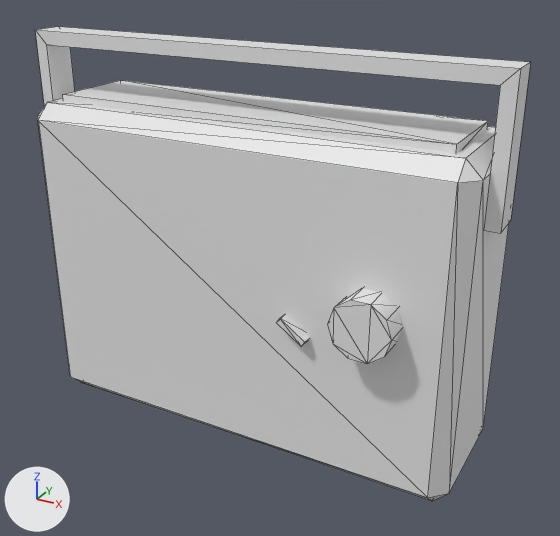
The FBX model Assets/Meshes/PROPS/SM_Radio.fbx: old version first, new version second.
Both versions are drawn from a 50 mm camera at (0.281, -0.48, 0.373) aimed at (0.019, -0.004, 0.135). Every picture has the same lights, and +X, +Y and +Z are marked at lower left. Mesh edges are drawn as thin lines. Where no turn or scale is listed for an object, it has been applied to the vertices.

The first picture shows 'SM_RadioHandle_low', 'SM_Radio_low'.
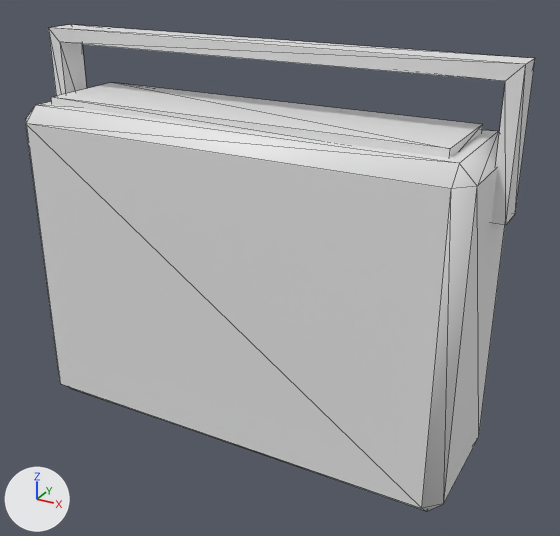
Where the change shows, as pixel boxes (x1, y1, x2, y2) in the pictures (560 x 536 px; the box of a moved part takes in the faces that stretch with it):
```json
{"object": "SM_Radio_low", "change": "reshaped, rescaled", "before": [38, 80, 509, 501], "after": [26, 25, 535, 511], "on screen": "8% wider, 15% taller"}
{"object": "SM_RadioHandle_low", "change": "deleted", "before": [35, 27, 531, 233]}
{"part": 1, "of": "me_mesh", "change": "moved or reshaped", "before": [38, 99, 509, 501], "after": [26, 101, 505, 511]}
{"part": 2, "of": "me_mesh", "change": "moved or reshaped", "before": [327, 289, 403, 364], "on screen": "not visible afterwards"}
{"part": 3, "of": "me_mesh", "change": "moved or reshaped", "before": [277, 314, 310, 346], "on screen": "not visible afterwards"}
{"part": 4, "of": "me_mesh", "change": "moved or reshaped", "before": [63, 80, 488, 153], "after": [51, 83, 483, 158]}
{"part": 5, "of": "me_mesh", "change": "added", "after": [48, 25, 535, 225]}
```

Scene script edits in JSON lines:
```json
{"block": "me_mesh", "where": "# used by ob_sm_radio_low; location = (0.0, 0.0, 0.0); rotation_euler = (1.571, 0.0, 0.0), in degrees (90, 0, 0); scale = (0.0254, 0.0254, 0.0254)"}
{"op": "remove", "block": "me_mesh", "code": "me_mesh.from_pydata(...)  # 60 vertices, 92 faces; spans x -6.89..6.89, y 0.0..10.05, z -2.17..2.93"}
{"op": "add", "block": "me_mesh", "code": "me_mesh.from_pydata(...)  # 76 vertices, 120 faces; spans x -18.49..18.41, y 0.0..30.06, z -6.2..6.75"}
{"block": "me_mesh", "change": "me_mesh part 1: the loose piece of 24 vertices spanning x -6.89..6.89, y 0.0..9.84, z -2.17..2.17 is turned 180 degrees about the y axis through its middle and scaled by 2.54, then moved by (0.0, 7.58, 1.25)"}
{"block": "me_mesh", "change": "me_mesh part 2: the loose piece of 20 vertices spanning x 3.64..5.38, y 4.59..6.25, z 2.05..2.93 is turned 180 degrees about the y axis through its middle and scaled by 2.54, then moved by (-15.97, 8.35, -7.56)"}
{"block": "me_mesh", "change": "me_mesh part 3: the loose piece of 8 vertices spanning x 1.89..2.77, y 4.27..4.97, z 2.05..2.47 is turned 180 degrees about the y axis through its middle and scaled by 2.54, then moved by (-8.25, 7.12, -6.74)"}
{"block": "me_mesh", "change": "me_mesh part 4: the loose piece of 8 vertices spanning x -6.1..6.1, y 9.74..10.05, z -1.35..1.37 is turned 180 degrees about the y axis through its middle and scaled by 2.54, then moved by (-0.02, 15.24, 1.21)"}
{"block": "me_mesh", "change": "me_mesh part 5: a new loose piece of 16 vertices spanning x -18.49..18.41, y 20.17..30.06, z -1.38..1.12"}
{"op": "set", "path": "ob_sm_radio_low.scale", "old": "(0.0254, 0.0254, 0.0254)", "new": "(0.01, 0.01, 0.01)"}
{"op": "remove", "block": "ob_sm_radiohandle_low", "code": ["ob_sm_radiohandle_low = bpy.data.objects.new('SM_RadioHandle_low', me_mesh_001)", "ob_sm_radiohandle_low.location = (0.0004, -0.0137, 0.2017)"]}
```
